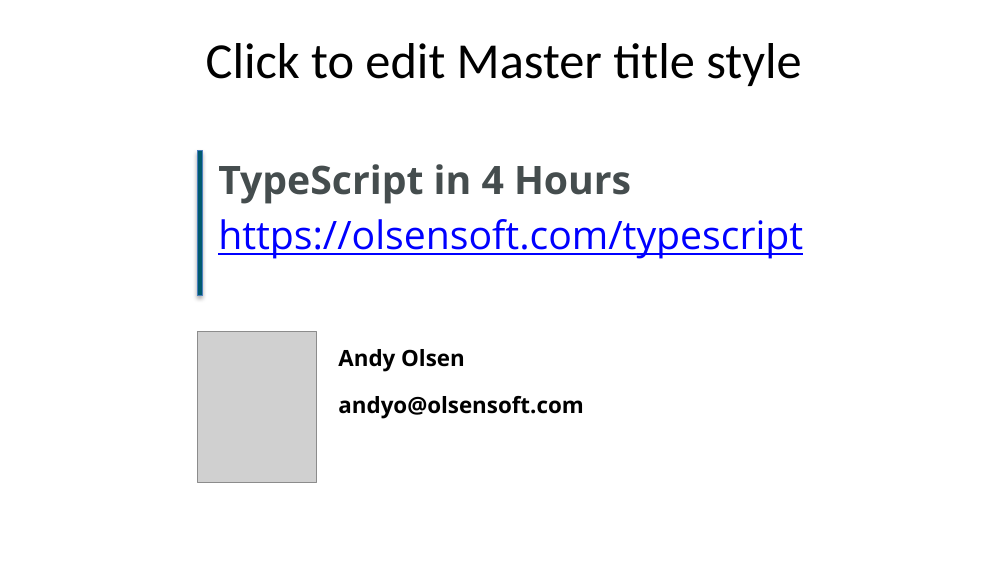
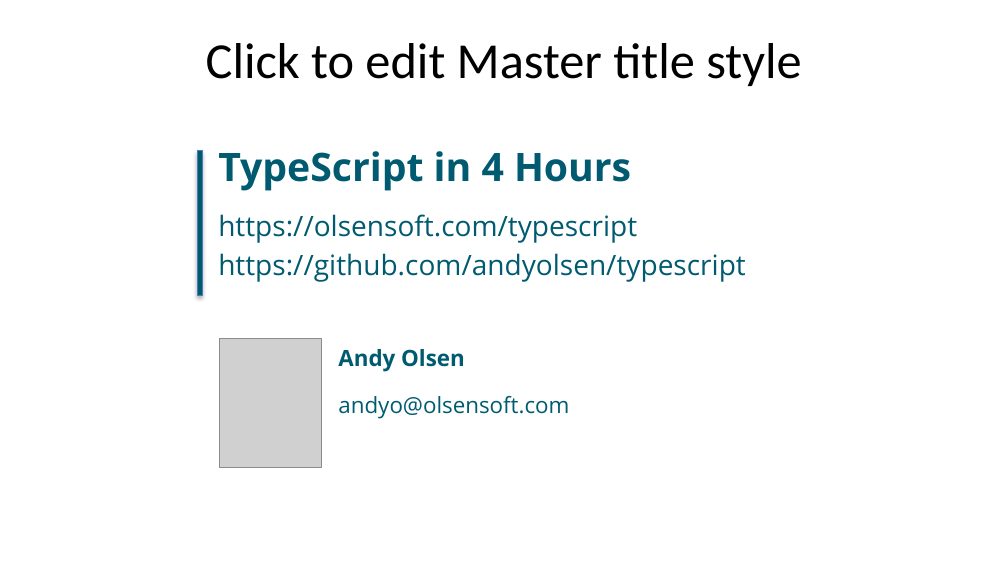
Before and after one commit to andyolsen/typescript, a slide deck: slide 1 of Slides/00-Welcome.pptx. Drawn at 1008x567 pixels with LibreOffice and Linux fonts; fonts in the diff are those of the drawing; grey boxes stand for pictures; background and template pictures are left out. Boxes give left, top, right and bottom in pixels: in the first picture for what was removed or moved away, otherwise in the second. Text is boxed around its words. In the diff, an @@ line names an element or a change of style, - is before the commit and + after.

Commit message:
Modified ch 0

```diff
--- a/Slides/00-Welcome.pptx
+++ b/Slides/00-Welcome.pptx
@@ subtitle "TypeScript in 4 Hours": place and size @@
-subtitle "TypeScript in 4 Hours" at bbox=[218, 164, 803, 259]
+subtitle "TypeScript in 4 Hours" at bbox=[218, 151, 746, 282]
@@ subtitle at bbox=[218, 151, 637, 243]: text colour #454D4E to #005B70 in "TypeScript in 4 Hours"; size 28 to 20 pt, text colour #0000FF to #005B70, underline off in "https://olsensoft.com/typescript"; less space between paragraphs @@
@@ subtitle at bbox=[218, 253, 746, 282]: paragraph added @@
+https://github.com/andyolsen/typescript
@@ picture: place and size @@
-picture at bbox=[198, 332, 317, 483]
+picture at bbox=[220, 339, 322, 468]
@@ text "Andy Olsen" at bbox=[338, 349, 569, 419]: text colour #000000 to #005B70; bold off in "andyo@olsensoft.com" @@
```
